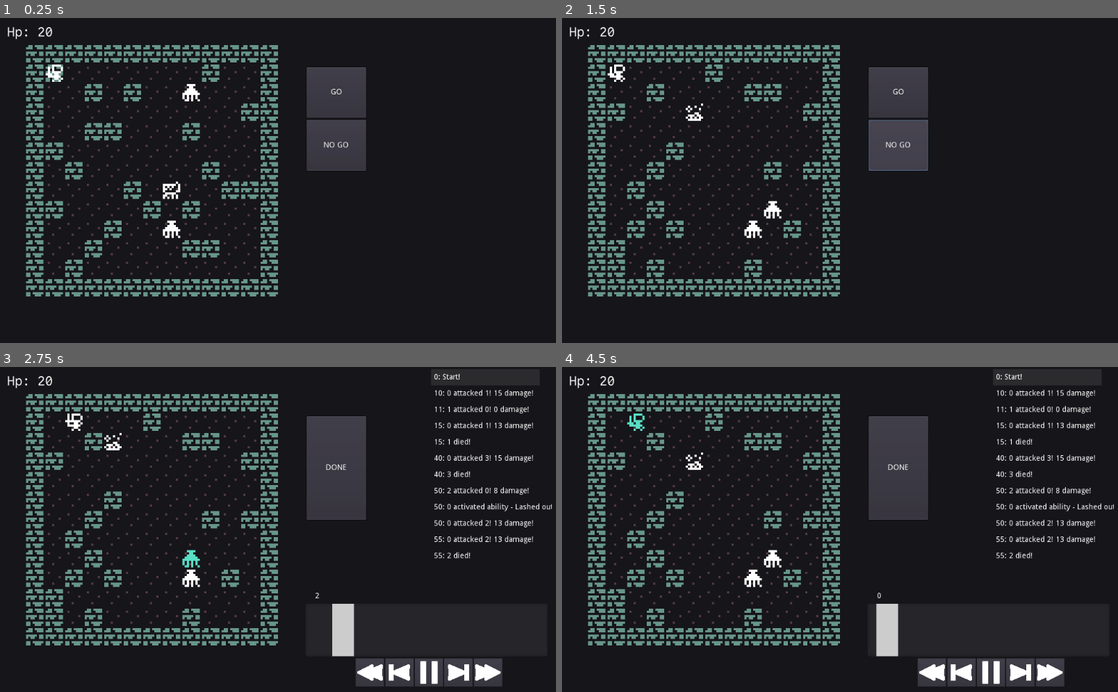
Above: before the commit, frames 1-4 (two rows, left to right).
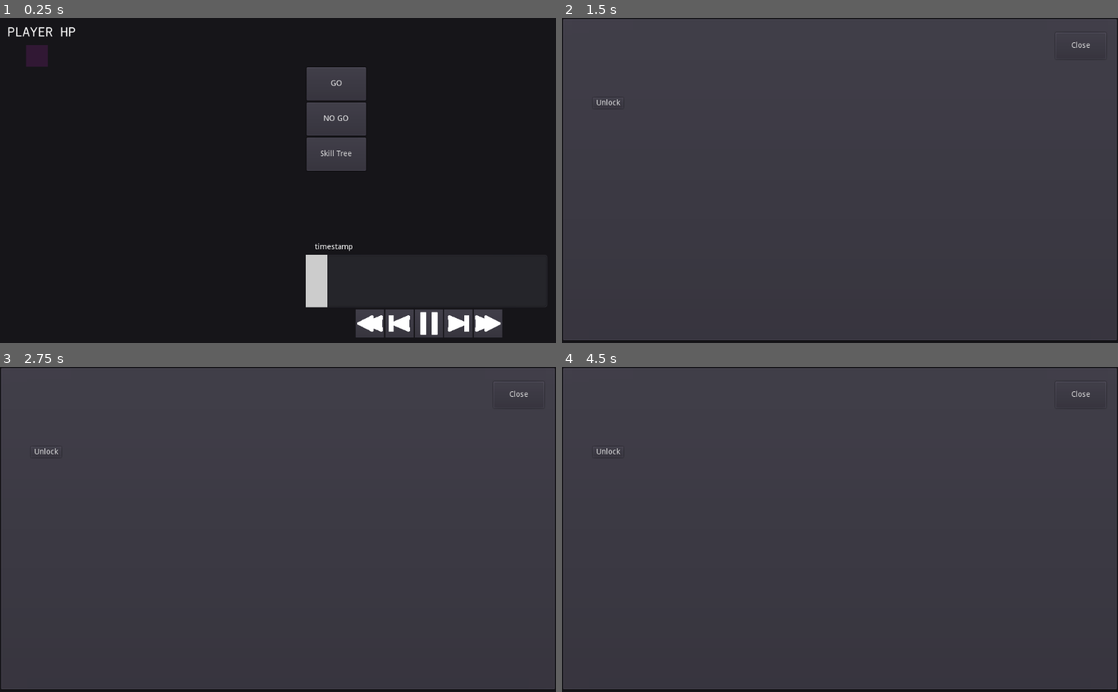
Above: after the commit, the same moments.

Repository: redxaxder/7DRL2024
Game: Godot game, scene res://main.tscn
The game is run twice, just before and just after one commit, with the same random seed, the same clock (stepped at 60 frames per second) and the same inputs.
Inputs (mouse positions are in pixels of both pictures, inside the frame that each line leads up to):
- Up to frame 1 (0.25 s): no input
- Up to frame 2 (1.5 s): click "NO GO" at 0.5 s; click (895, 154) at 1.25 s, where only the run after the commit has a clickable "Skill Tree"
- Up to frame 3 (2.75 s): click "GO" at 2 s
- Up to frame 4 (4.5 s): click (934, 672) at 2.77 s; click (934, 672) at 3.52 s; click (990, 672) at 4.27 s

The runs differ from the first frame. In frame 1, 12% of the frame differs, in the area x 1-91%, y 2-99%; in frame 2, 93%, in the area x 0-100%, y 0-100%; in frame 3, 85%; in frame 4, 85%.
Error after the commit: Parse Error: Can't preload resource at path: res://style_default.tres (res://ViewSkillTree.gd:104)

Commit message:
Unlocking skills has gameplay effect

Diff:
--- a/ViewSkillTree.gd
+++ b/ViewSkillTree.gd
@@ -1,6 +1,6 @@
 extends Control
 
-export var skill_tree: Resource = SkillTree.new()
+export var skill_tree: Resource
 
 var selected_skill : Skill
 var unlocked_skills: Dictionary
@@ -29,13 +29,24 @@
 		"Mastadon's Burly Glory",
 	]
 
-	skill_tree.hand_rolled_skill_tree()
 #	for i in skill_tree.skillsPerRow:
 #		skill_tree.skills.append([])
 #
 	containers.append($VBoxContainer/SkillRow1)
 	containers.append($VBoxContainer/SkillRow2)
 	containers.append($VBoxContainer/SkillRow3)
+	$VBoxContainer/UnlockButton.visible = false
+# warning-ignore:return_value_discarded
+	$VBoxContainer/UnlockButton.connect("pressed", self, 'unlockSkill', [])
+
+func set_skills(st: SkillTree):
+	selected_skill = null
+	unlocked_skills = {}
+	available_skills = {}
+	for container in containers:
+		for button in container.get_children():
+			button.queue_free()
+	skill_tree = st
 	for i in skill_tree.skills.size():
 		for j in skill_tree.skills[i].size():
 			var skill = skill_tree.skills[i][j]
@@ -47,10 +58,6 @@
 #			$VBoxContainer/GridContainer.add_child(button)
 			button.rect_min_size = Vector2(100, 100)
 			print(button.rect_min_size)
-
-	$VBoxContainer/UnlockButton.visible = false
-# warning-ignore:return_value_discarded
-	$VBoxContainer/UnlockButton.connect("pressed", self, 'unlockSkill', [])
 
 	# make available first two columns
 	for i in skill_tree.skills.size():
--- a/main.gd
+++ b/main.gd
@@ -25,6 +25,10 @@
 	get_node("%RESTART").connect("pressed",self,"restart")
 # warning-ignore:return_value_discarded
 	get_node("%history_view").connect("updated", self, "history_scroll")
+# warning-ignore:return_value_discarded
+	get_node("%CloseButton").connect("pressed", self, "toggle_skill_tree")
+# warning-ignore:return_value_discarded
+	get_node("%OpenSkillTree").connect("pressed", self, "toggle_skill_tree")
 	new_game()
 
 
@@ -34,7 +38,7 @@
 
 	skill_tree = SkillTree.new()
 	skill_tree.hand_rolled_skill_tree()
-	skill_tree.unlock(skill_tree.skills[0][0])
+	get_node("%ViewSkillTree").set_skills(skill_tree)
 	player_stats = StatBlock.new()
 	var s = Actor.STAT_BLOCKS[Actor.Type.Player]
 	player_stats.initialize(s[0],s[1],s[2],s[3],s[4],s[5])
@@ -53,6 +57,16 @@
 	get_node("%RESTART").visible = gameover
 
 func go():
+	var abil = SkillTree.create_ability(Ability.TargetKind.Self, Ability.TriggerEffectKind.Damage, Ability.AbilityEffectKind.Damage, 1, Ability.TargetKind.Enemies, "Lashed out!")
+	var player = driver.cur_state.get_player()
+	player.append_ability(abil)
+	for skill in skill_tree.unlocks:
+		if skill.kind == Skill.SkillKind.Ability:
+			player.append_ability(skill.ability)
+		elif skill.kind == Skill.SkillKind.Bonus:
+			player.append_bonus(skill.bonus)
+	while driver.tick() and driver.history.size() < turn_limit:
+		pass
 	get_node("%history_view").view(driver.history, driver.map)
 	gonogo = false
 	update_button_visibility()
@@ -87,15 +101,8 @@
 	var player = CombatEntity.new()
 	player.initialize_with_block(player_stats, Constants.PLAYER_FACTION)
 	player.actor_type = Actor.Type.Player
-	var abil = SkillTree.create_ability(Ability.TargetKind.Self, Ability.TriggerEffectKind.Damage, Ability.AbilityEffectKind.Damage, 1, Ability.TargetKind.Enemies, "Lashed out!")
-	player.append_ability(abil)
 	assert(player_hp > 0)
 	player.cur_hp = player_hp
-	for skill in skill_tree.unlocks:
-		if skill.kind == Skill.SkillKind.Ability:
-			player.append_ability(skill.ability)
-		elif skill.kind == Skill.SkillKind.Bonus:
-			player.append_bonus(skill.bonus)
 	state.add_actor(player, Vector2(1, 1))
 
 
@@ -109,9 +116,7 @@
 
 	driver = EncounterDriver.new()
 	driver.initialize(state, map, encounter_seed)
-	while driver.tick() and driver.history.size() < turn_limit:
-		pass
-	get_node("%state_view").init_view(driver.history.initial(), map)
+	get_node("%state_view").init_view(DataUtil.deep_dup(state), map)
 	gonogo = true
 	update_button_visibility()
 
@@ -122,3 +127,6 @@
 	nme.initialize_with_block(Actor.get_stat_block(reference_nme_idx), Constants.ENEMY_FACTION)
 	nme.actor_type = Actor.get_type(reference_nme_idx)
 	return nme
+
+func toggle_skill_tree():
+	$SkillTreePanel.visible = !$SkillTreePanel.visible
--- a/main.tscn
+++ b/main.tscn
@@ -1,8 +1,9 @@
-[gd_scene load_steps=4 format=2]
+[gd_scene load_steps=5 format=2]
 
 [ext_resource path="res://main.gd" type="Script" id=1]
 [ext_resource path="res://playback/ViewHistory.tscn" type="PackedScene" id=2]
 [ext_resource path="res://playback/ViewState.tscn" type="PackedScene" id=3]
+[ext_resource path="res://ViewSkillTree.tscn" type="PackedScene" id=4]
 
 [node name="main" type="Node2D"]
 script = ExtResource( 1 )
@@ -27,7 +28,7 @@
 [node name="GO" type="Button" parent="VBoxContainer"]
 unique_name_in_owner = true
 margin_right = 109.0
-margin_bottom = 93.0
+margin_bottom = 61.0
 size_flags_horizontal = 3
 size_flags_vertical = 3
 
@@ -72,9 +73,9 @@
 
 [node name="NOGO" type="Button" parent="VBoxContainer"]
 unique_name_in_owner = true
-margin_top = 97.0
+margin_top = 65.0
 margin_right = 109.0
-margin_bottom = 191.0
+margin_bottom = 126.0
 size_flags_horizontal = 3
 size_flags_vertical = 3
 
@@ -85,6 +86,36 @@
 align = 1
 valign = 1
 
+[node name="OpenSkillTree" type="Button" parent="VBoxContainer"]
+unique_name_in_owner = true
+margin_top = 130.0
+margin_right = 109.0
+margin_bottom = 191.0
+size_flags_vertical = 3
+text = "Skill Tree"
+
 [node name="PopupPanel" type="PopupPanel" parent="."]
 margin_right = 8.0
 margin_bottom = 8.0
+
+[node name="SkillTreePanel" type="PanelContainer" parent="."]
+visible = false
+anchor_right = 1.0
+anchor_bottom = 1.0
+margin_right = 1024.0
+margin_bottom = 597.0
+
+[node name="ViewSkillTree" parent="SkillTreePanel" instance=ExtResource( 4 )]
+unique_name_in_owner = true
+margin_left = 7.0
+margin_top = 7.0
+margin_right = 1017.0
+margin_bottom = 590.0
+
+[node name="CloseButton" type="Button" parent="SkillTreePanel/ViewSkillTree"]
+unique_name_in_owner = true
+margin_left = 902.0
+margin_top = 20.0
+margin_right = 995.0
+margin_bottom = 69.0
+text = "Close"
